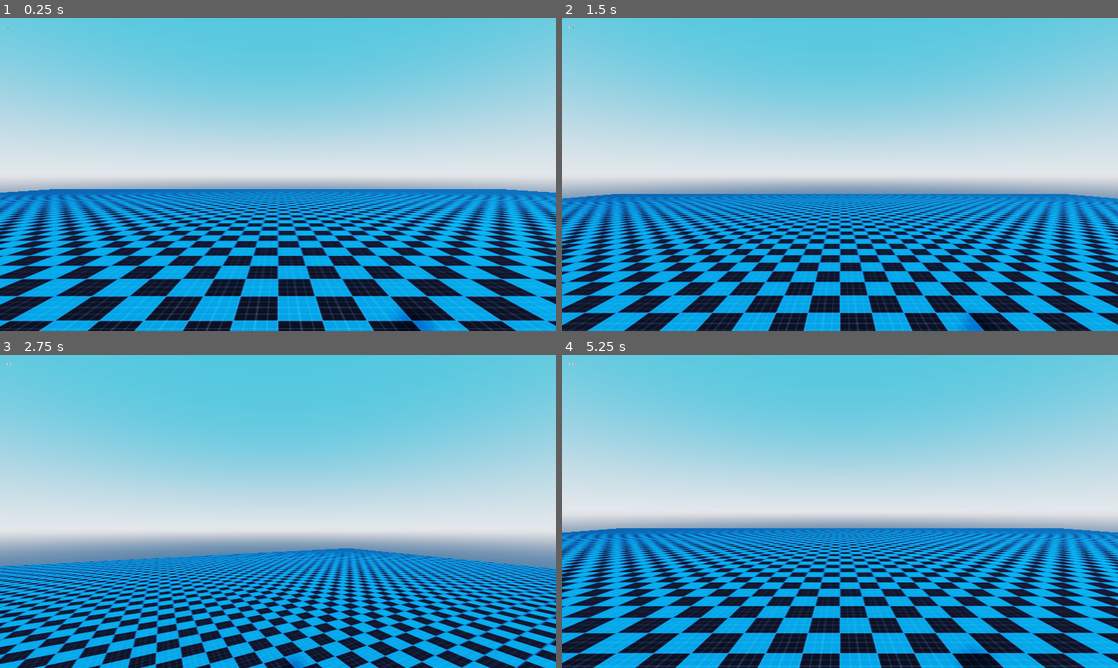
Above: before the commit, frames 1-4 (two rows, left to right).
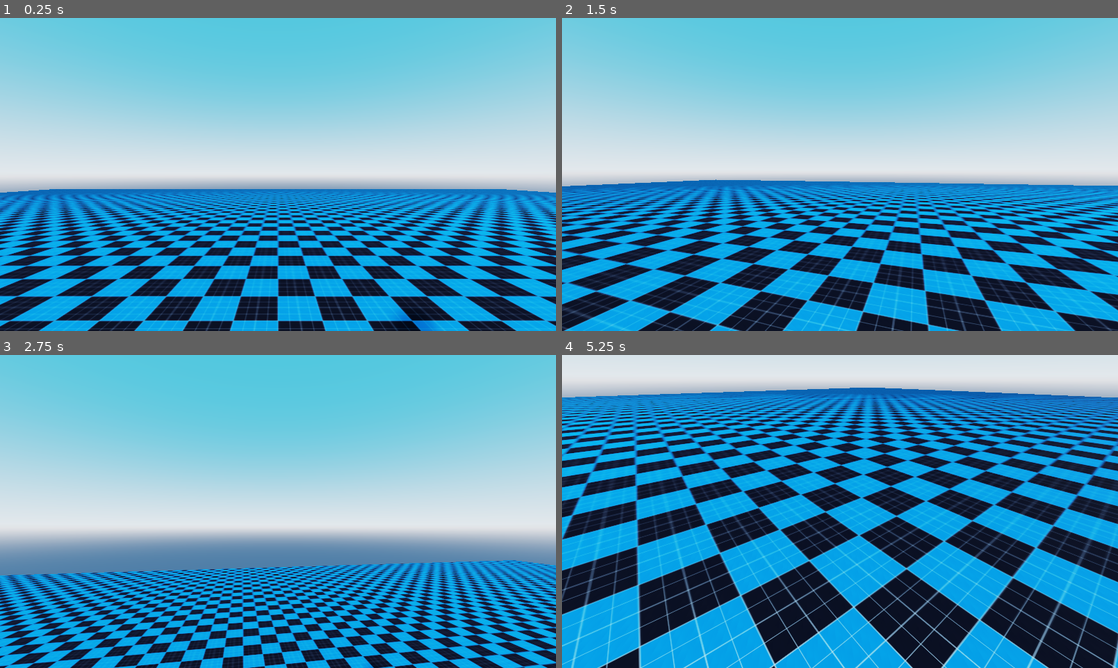
Above: after the commit, the same moments.

Repository: nezvers/Godot_RigidBodyFpsController
Game: Godot game, scene res://Level/Level.tscn
Two runs of this game, one before a commit and one after it. Both use one fixed random seed, a clock stepped at 60 frames per second and the inputs below.
Inputs (mouse positions are in pixels of both pictures, inside the frame that each line leads up to):
- Up to frame 1 (0.25 s): no input
- Up to frame 2 (1.5 s): tap Enter (ui_accept) at 0.5, 0.8, 1.35 s; move the mouse to (867, 174) at 0.52 s; hold Ctrl (crouch) 0.53-1.28 s; hold W (move_up) from 0.53 s (still down); tap Space (jump) at 0.77, 1.07 s; move the mouse to (812, 174) at 1.27 s
- Up to frame 3 (2.75 s): keep holding W (move_up); tap Space (jump) at 1.52, 1.55, 1.82 s; move the mouse to (289, 505) at 2.02 s; hold Space (jump) from 2.03 s (still down); tap Ctrl (crouch) at 2.3 s
- Up to frame 4 (5.25 s): move the mouse to (834, 517) at 2.77 s; release Space (jump) at 2.78 s; tap Ctrl (crouch) at 2.85, 4.35 s; tap Space (jump) at 3.02, 3.32, 3.77, 3.8, 4.07, 4.52, 4.82 s; tap Enter (ui_accept) at 3.05 s; move the mouse to (878, 514) at 3.52 s; hold Enter (ui_accept) 3.53-4.28 s; tap Escape (ui_cancel) at 4.15 s; move the mouse to (673, 464) at 4.27 s; release W (move_up) at 4.28 s; hold A (move_left) 4.28-5.03 s; tap F1 (restart, bound only after the commit) at 4.9 s; move the mouse to (867, 511) at 5.02 s; hold S (move_down) from 5.03 s (still down); hold Enter (ui_accept) from 5.03 s (still down)

The runs differ from the first frame. In frame 1, less than 0.1% of the frame differs, in the area x 1-2%, y 2-4%; in frame 2, 32%; in frame 3, 25%; in frame 4, 85%, in the area x 0-100%, y 0-100%.

Commit message:
using correctly PhysicsDirectBodyState

Diff:
--- a/Level/Level.gd
+++ b/Level/Level.gd
@@ -5,10 +5,10 @@
 	Input.set_mouse_mode(Input.MOUSE_MODE_CAPTURED)
 
 func _unhandled_input(event)->void:
-	if event.is_action_pressed("ui_cancel"):
+	if event.is_action_pressed("exit"):
 		if Input.get_mouse_mode() == Input.MOUSE_MODE_CAPTURED:
 			Input.set_mouse_mode(Input.MOUSE_MODE_VISIBLE)
 		else:
 			Input.set_mouse_mode(Input.MOUSE_MODE_CAPTURED)
-	elif event.is_action_pressed("ui_accept"):
-		get_tree().reload_current_scene()
+	elif event.is_action_pressed("restart"):
+		var r:int = get_tree().reload_current_scene()
--- a/player/Player.gd
+++ b/player/Player.gd
@@ -14,24 +14,22 @@
 #Movement
 var delta: = 0.0
 var moveSpeed: = 4500
-var maxSpeed: = 20.0
+var maxSpeed: = 10.0
 var is_grounded: = false
-var cancellingis_grounded: = false
 var threshold: = 0.01
 var maxSlopeAngle: = 45.0/90.0	#easy to check against normals y value
 var counterMovement: = 0.175
 var gravity_force: = 3000.0
+var state: PhysicsDirectBodyState	#save a reference so no need to pass in functions
 
 #Crouch & Slide
 var slideForce: = 400
 var slideCounterMovement: = 0.2
 
 #Jumping
-var readyToJump: = true
-var jumpCooldown: = 0.25
 var jump_impulse: = 35.0
 var jump_count: = 0
-var max_jumps: = 2
+var max_jumps: = 1
 var is_jumping: = false 	#jump logic deviation from DaviTutorials
 var jump_release: = jump_impulse * 0.25
 
@@ -50,8 +48,8 @@
 var normalVector: = Vector3.UP
 var wallNormalVector:Vector3
 
-func _process(_delta):
-	label.text = str(Performance.get_monitor(Performance.TIME_FPS))
+#func _process(_delta):
+#	label.text = str(Performance.get_monitor(Performance.TIME_FPS))
 
 func _unhandled_input(event:InputEvent)->void:
 	if event is InputEventMouseMotion && Input.get_mouse_mode() == Input.MOUSE_MODE_CAPTURED:
@@ -76,19 +74,19 @@
 #        StopCrouch()    #not important now
 
 
-func _integrate_forces(state: PhysicsDirectBodyState)->void:
+func _integrate_forces(_state: PhysicsDirectBodyState)->void:
 	forward = -body.transform.basis.z
 	right = body.transform.basis.x
 	x = btn_right - btn_left
 	y = btn_up - btn_down
-	delta = state.step
-	CollisionCheck(state)	#ground check
+	state = _state
+	delta = _state.step
+	CollisionCheck()	#ground check
 	gravity_logic()
 	movement()
 
 
 func movement()->void:
-
 	#Find actual velocity relative to where player is looking
 	var mag:Vector2 = FindVelRelativeToLook()
 
@@ -96,8 +94,8 @@
 	CounterMovement(mag)    #x & y is global variable
 
 	#If sliding down a ramp, add force down so player stays is_grounded and also builds speed
-	if crouching && is_grounded && readyToJump:
-		add_central_force(Vector3.DOWN * delta * 3000)
+	if crouching && is_grounded:
+		state.add_central_force(Vector3.DOWN * delta * 3000)
 		return
 
 	#If speed is larger than maxspeed, cancel out the input so you don't go over max speed
@@ -118,12 +116,12 @@
 		multiplier.y = 0.0
 
 	#Apply forces to move player
-	add_central_force(forward * y * moveSpeed * delta * multiplier.x * multiplier.y)
-	add_central_force(right * x * moveSpeed * delta * multiplier.x)
+	state.add_central_force(forward * y * moveSpeed * delta * multiplier.x * multiplier.y)
+	state.add_central_force(right * x * moveSpeed * delta * multiplier.x)
 
 func FindVelRelativeToLook()->Vector2:
 	var lookDir = Vector2(forward.x, forward.z)
-	var moveDir = Vector2(linear_velocity.x, linear_velocity.z)
+	var moveDir = Vector2(state.linear_velocity.x, state.linear_velocity.z)
 
 	var u = lookDir.angle_to(moveDir)
 	var v = deg2rad(90) - u
@@ -138,24 +136,24 @@
 
 	#Slow down sliding
 	if crouching:
-		add_central_force(moveSpeed * delta * -linear_velocity.normalized() * slideCounterMovement)
+		state.add_central_force(moveSpeed * delta * -state.linear_velocity.normalized() * slideCounterMovement)
 		return
 
 	#Counter movement
 	if (abs(mag.x) > threshold && abs(x) < 0.05) || (mag.x < -threshold && x > 0) || (mag.x > threshold && x < 0):
-		add_central_force(moveSpeed * right * delta * -mag.x * counterMovement)
+		state.add_central_force(moveSpeed * right * delta * -mag.x * counterMovement)
 	if (abs(mag.y) > threshold && abs(y) < 0.05) || (mag.y < -threshold && y > 0) || (mag.y > threshold && y < 0):
-		add_central_force(moveSpeed * forward * delta * -mag.y * counterMovement)
+		state.add_central_force(moveSpeed * forward * delta * -mag.y * counterMovement)
 
 	#Limit diagonal running. This will also cause a full stop if sliding fast and un-crouching, so not optimal
-	if Vector2(linear_velocity.x, linear_velocity.z).length() > maxSpeed:
-		var fallSpeed = linear_velocity.y
-		var n: = linear_velocity.normalized() * maxSpeed
-		linear_velocity = Vector3(n.x, fallSpeed, n.z)
+	if Vector2(state.linear_velocity.x, state.linear_velocity.z).length() > maxSpeed:
+		var fallSpeed = state.linear_velocity.y
+		var n: = state.linear_velocity.normalized() * maxSpeed
+		state.linear_velocity = Vector3(n.x, fallSpeed, n.z)
 
 func gravity_logic()->void:
 	#Add extra gravity
-	add_central_force(Vector3.DOWN * delta * gravity_force)
+	state.add_central_force(Vector3.DOWN * delta * gravity_force)
 	if is_grounded:
 		if is_jumping:
 			jump = false
@@ -166,8 +164,8 @@
 		if is_jumping:
 			if !jump:
 				is_jumping = false
-				if linear_velocity.y > jump_release:
-					linear_velocity.y = jump_release
+				if state.linear_velocity.y > jump_release:
+					state.linear_velocity.y = jump_release
 		else:
 			if jump:
 				if !JumpBuffer.is_stopped():
@@ -175,24 +173,23 @@
 				elif jump_count < max_jumps:
 					jump_count += 1
 					Jump()
-	linear_velocity.y = max(linear_velocity.y, -jump_impulse)
+	state.linear_velocity.y = max(state.linear_velocity.y, -jump_impulse)
 
 func Jump()->void:
-	linear_velocity.y = jump_impulse * 0.75
-	add_central_force(normalVector * jump_impulse * 0.25)
+	state.linear_velocity.y = jump_impulse * 0.75
+	state.add_central_force(normalVector * jump_impulse * 0.25)
 	is_jumping = true
 	is_grounded = false
 	JumpBuffer.stop()
 	jumping()
 
-func CollisionCheck(state: PhysicsDirectBodyState)->void:
+func CollisionCheck()->void:
 	var new_is_grounded: = false
 	for id in state.get_contact_count():
 		if (ground_layer == ground_layer & state.get_contact_collider_object(id).collision_mask) && linear_velocity.y <= 0.01:	#bitmask AND with ground layer to check if colliding against ground layer
 			var normal = state.get_contact_local_normal(id)
 			if normal.y > maxSlopeAngle:
 				new_is_grounded = true
-				readyToJump = true
 
 	if is_grounded && !new_is_grounded:
 		if !jump:
@@ -207,6 +204,5 @@
 func landed()->void:
 	pass
 
-var jumps: = 0
-func jumping(grnd:bool = false)->void:
-	jumps +=1
+func jumping()->void:
+	pass
--- a/project.godot
+++ b/project.godot
@@ -65,6 +65,16 @@
 "events": [ Object(InputEventKey,"resource_local_to_scene":false,"resource_name":"","device":0,"alt":false,"shift":false,"control":false,"meta":false,"command":false,"pressed":false,"scancode":16777238,"unicode":0,"echo":false,"script":null)
  ]
 }
+exit={
+"deadzone": 0.5,
+"events": [ Object(InputEventKey,"resource_local_to_scene":false,"resource_name":"","device":0,"alt":false,"shift":false,"control":false,"meta":false,"command":false,"pressed":false,"scancode":16777217,"unicode":0,"echo":false,"script":null)
+ ]
+}
+restart={
+"deadzone": 0.5,
+"events": [ Object(InputEventKey,"resource_local_to_scene":false,"resource_name":"","device":0,"alt":false,"shift":false,"control":false,"meta":false,"command":false,"pressed":false,"scancode":16777244,"unicode":0,"echo":false,"script":null)
+ ]
+}
 
 [layer_names]
 
